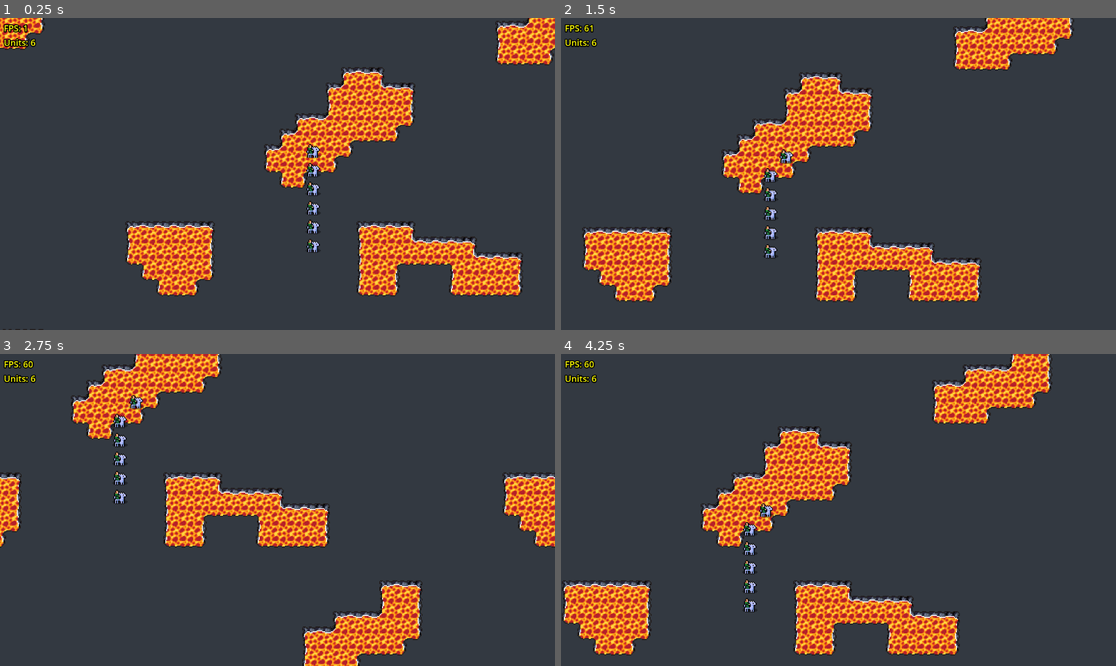
Above: before the commit, frames 1-4 (two rows, left to right).
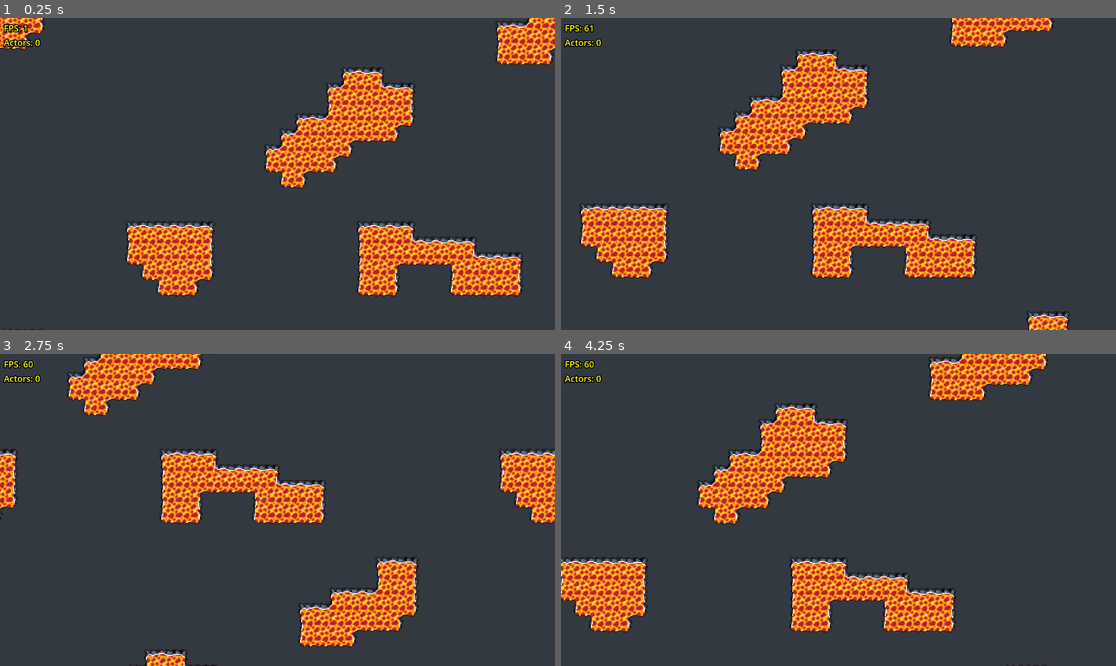
Above: after the commit, the same moments.

Repository: Snayff/nqp4
Game: Godot game, scene res://scenes/Main.tscn
Same seed, same stepped clock (60 frames per second), same inputs: the game is played once before the commit and once after it.
Inputs (mouse positions are in pixels of both pictures, inside the frame that each line leads up to):
- Up to frame 1 (0.25 s): no input
- Up to frame 2 (1.5 s): tap Enter (ui_accept) at 0.5, 0.6, 0.77, 1.07, 1.35 s; move the mouse to (871, 152) at 0.52 s; hold D (move_right) 0.53-1.28 s; click (871, 152) at 0.67 s; move the mouse to (788, 192) at 1.27 s; hold S (move_down) from 1.28 s (still down); click (788, 192) at 1.42 s
- Up to frame 3 (2.75 s): tap Enter (ui_accept) at 1.52, 1.82, 2.1 s; move the mouse to (210, 460) at 2.02 s; release S (move_down) at 2.03 s; hold D (move_right) from 2.03 s (still down); click (210, 460) at 2.17 s
- Up to frame 4 (4.25 s): move the mouse to (683, 460) at 2.77 s; release D (move_right) at 2.78 s; hold W (move_up) 2.78-3.53 s; tap Enter (ui_accept) at 2.85, 3.02, 3.32, 3.6, 3.77, 4.07 s; click (683, 460) at 2.92 s; move the mouse to (660, 566) at 3.52 s; hold A (move_left) from 3.53 s (still down); click (660, 566) at 3.67 s

The runs differ from the first frame. In frame 1, 0.6% of the frame differs, in the area x 0-58%, y 6-76%; in frame 2, 21%; in frame 3, 20%; in frame 4, 21%, in the area x 0-89%, y 0-100%.
Error in both runs: Cannot call method 'add_child' on a null value. (res://autoload/Global.gd:43)

Commit message:
Refactor Unit to Actor to stay consistent with tasks

Diff:
--- a/autoload/Global.gd
+++ b/autoload/Global.gd
@@ -1,20 +1,20 @@
 extends Node
 
 const DEBUG: Dictionary = {
-    "unit_hover_print": false,
+    "actor_hover_print": false,
     "spawn_spiral": true
 }
 
-#region selected_unit
-## Emitted every time the selected unit changes.
-signal selected_unit_changed(unit: Unit)
-## Globally accessible selected [Unit].
-var selected_unit: Unit = null :
+#region selected_actor
+## Emitted every time the selected actor changes.
+signal selected_actor_changed(actor: Actor)
+## Globally accessible selected [Actor].
+var selected_actor: Actor = null :
     get:
-        return selected_unit
+        return selected_actor
     set(v):
-        selected_unit = v
-        selected_unit_changed.emit(selected_unit)
+        selected_actor = v
+        selected_actor_changed.emit(selected_actor)
 #endregion
 
 #region target_position
@@ -25,11 +25,11 @@
 
 #region Functions
 func spawn_spiral() -> void:
-    const unit_scene: Resource = preload("res://components/Unit/Unit.tscn")
+    const actor_scene: Resource = preload("res://components/Actor/Actor.tscn")
     const angle_step: float = 5
     const distance: float = 5
     const center: Vector2 = Vector2.ZERO
-    var unit_parent: Node2D = get_tree().get_root().get_child(1).find_child("Units")
+    var actor_parent: Node2D = get_tree().get_root().get_child(1).find_child("Actors")
 
     for i in range(1000):
         var angle: float = i * angle_step
@@ -37,10 +37,10 @@
         var x: float = center.x + radius * cos(angle)
         var y: float = center.y + radius * sin(angle)
         var position: Vector2 = Vector2(x, y)
-        var unit: Unit = unit_scene.instantiate()
+        var actor: Actor = actor_scene.instantiate()
 
-        unit.position = position
-        unit_parent.add_child(unit)
+        actor.position = position
+        actor_parent.add_child(actor)
 
 
 func _ready() -> void:
@@ -51,10 +51,10 @@
 
 func _input(_event: InputEvent) -> void:
     if Input.is_action_just_released(&"ui_accept"):
-        release_unit()
+        release_actor()
 
 
-func release_unit() -> void:
-    selected_unit.is_selected = false
-    selected_unit = null
+func release_actor() -> void:
+    selected_actor.is_selected = false
+    selected_actor = null
 #endregion
--- a/components/Unit/Unit.gd
+++ b/components/Actor/Actor.gd
@@ -1,4 +1,4 @@
-class_name Unit
+class_name Actor
 extends RigidBody2D
 
 #region Signals
@@ -7,11 +7,11 @@
 #endregion
 
 #region Exports
-## The [Unit]'s movement speed.
+## The [Actor]'s movement speed.
 @export var speed: float = 125
 ## The minimum distance to the target's position before stopping.
 @export var target_stop_distance: float = 30
-## Whether the [Unit] is selected (controlled) or not.
+## Whether the [Actor] is selected (controlled) or not.
 @export var is_selected:bool = false :
     get:
         return is_selected
@@ -35,7 +35,7 @@
 func _ready() -> void:
     selection_changed.connect(on_selection_changed)
     Global.target_position_changed.connect(move_to_target)
-    if Global.DEBUG.unit_hover_print:
+    if Global.DEBUG.actor_hover_print:
         mouse_entered.connect(func(): print("Mouse entered over %s" % self))
         mouse_exited.connect(func(): print("Mouse exited over %s" % self))
 
@@ -44,7 +44,7 @@
     if is_selected:
         apply_impulse(direction * speed * delta, global_position)
     else:
-        # TODO: Handle cases where larger groups of units can't get close enough to the target
+        # TODO: Handle cases where larger groups of actors can't get close enough to the target
         if _move_to_target && global_position.distance_to(_target_position) > target_stop_distance:
             apply_impulse(global_position.direction_to(_target_position) * speed * delta, global_position)
 
@@ -61,9 +61,9 @@
 
 func on_selection_changed(selected: bool) -> void:
     if selected:
-        Global.selected_unit = self
+        Global.selected_actor = self
     else:
-        Global.selected_unit = null
+        Global.selected_actor = null
 
     $Sprite2D.scale = Vector2(1.2 if selected else 1.0, 1.2 if selected else 1.0)
 
--- a/components/Unit/Unit.tscn
+++ b/components/Actor/Actor.tscn
@@ -1,7 +1,7 @@
 [gd_scene load_steps=5 format=3 uid="uid://0wnrkg3nbfs5"]
 
-[ext_resource type="Script" path="res://components/Unit/Unit.gd" id="1_w8ewk"]
-[ext_resource type="Texture2D" uid="uid://dldmflst28sas" path="res://assets/actors/horse_rider/RampartSpriteFemale-Right(Frame1).png" id="2_gj57a"]
+[ext_resource type="Script" path="res://components/Actor/Actor.gd" id="1_tf8no"]
+[ext_resource type="Texture2D" uid="uid://dldmflst28sas" path="res://assets/actors/horse_rider/RampartSpriteFemale-Right(Frame1).png" id="2_1uusa"]
 
 [sub_resource type="PhysicsMaterial" id="PhysicsMaterial_lv21b"]
 friction = 0.5
@@ -9,7 +9,7 @@
 
 [sub_resource type="CircleShape2D" id="CircleShape2D_lrj42"]
 
-[node name="Unit" type="RigidBody2D"]
+[node name="Actor" type="RigidBody2D"]
 input_pickable = true
 mass = 10.0
 physics_material_override = SubResource("PhysicsMaterial_lv21b")
@@ -19,13 +19,13 @@
 contact_monitor = true
 max_contacts_reported = 10
 linear_damp = 4.0
-script = ExtResource("1_w8ewk")
+script = ExtResource("1_tf8no")
 speed = 5000.0
 
 [node name="CollisionShape2D" type="CollisionShape2D" parent="."]
 shape = SubResource("CircleShape2D_lrj42")
 
 [node name="Sprite2D" type="Sprite2D" parent="."]
-texture = ExtResource("2_gj57a")
+texture = ExtResource("2_1uusa")
 
 [connection signal="input_event" from="." to="." method="_on_input_event"]
--- a/components/Camera/camera.gd
+++ b/components/Camera/camera.gd
@@ -10,8 +10,8 @@
 
 #region Functions
 func _process(delta: float) -> void:
-    if Global.selected_unit != null:
-        _target = Global.selected_unit
+    if Global.selected_actor != null:
+        _target = Global.selected_actor
     else:
         _target = null
     handle_input(delta, _target)
--- a/components/DebugInterface/DebugInterface.gd
+++ b/components/DebugInterface/DebugInterface.gd
@@ -1,10 +1,9 @@
 extends Control
 
 @export var label: Label
-@export var units_label: Label
-@export var units: Node2D
+@export var actors_label: Label
+@export var actors: Node2D
 
-# Called every frame. 'delta' is the elapsed time since the previous frame.
 func _process(_delta: float) -> void:
     label.text = "FPS: %s" % Engine.get_frames_per_second()
-    units_label.text = "Units: %s" % units.get_child_count()
+    actors_label.text = "Actors: %s" % actors.get_child_count()
--- a/components/DebugInterface/DebugInterface.tscn
+++ b/components/DebugInterface/DebugInterface.tscn
@@ -2,7 +2,7 @@
 
 [ext_resource type="Script" path="res://components/DebugInterface/DebugInterface.gd" id="1_ofpeo"]
 
-[node name="DebugInterface" type="Control" node_paths=PackedStringArray("label", "units_label")]
+[node name="DebugInterface" type="Control" node_paths=PackedStringArray("label", "actors_label")]
 layout_mode = 3
 anchors_preset = 15
 anchor_right = 1.0
@@ -12,7 +12,7 @@
 mouse_filter = 2
 script = ExtResource("1_ofpeo")
 label = NodePath("MarginContainer/VBoxContainer/Label")
-units_label = NodePath("MarginContainer/VBoxContainer/UnitsLabel")
+actors_label = NodePath("MarginContainer/VBoxContainer/ActorsLabel")
 
 [node name="MarginContainer" type="MarginContainer" parent="."]
 layout_mode = 1
@@ -36,9 +36,9 @@
 theme_override_font_sizes/font_size = 18
 text = "FPS: 0"
 
-[node name="UnitsLabel" type="Label" parent="MarginContainer/VBoxContainer"]
+[node name="ActorsLabel" type="Label" parent="MarginContainer/VBoxContainer"]
 layout_mode = 2
 theme_override_colors/font_color = Color(1, 1, 0, 1)
 theme_override_constants/outline_size = 8
 theme_override_font_sizes/font_size = 18
-text = "Units: 0"
+text = "Actors: 0"
--- a/scenes/Main.tscn
+++ b/scenes/Main.tscn
@@ -1,6 +1,5 @@
-[gd_scene load_steps=6 format=3 uid="uid://bnohmpv8t68cp"]
+[gd_scene load_steps=5 format=3 uid="uid://bnohmpv8t68cp"]
 
-[ext_resource type="PackedScene" uid="uid://0wnrkg3nbfs5" path="res://components/Unit/Unit.tscn" id="1_cho6h"]
 [ext_resource type="PackedScene" uid="uid://bu67fpxuswlqx" path="res://components/TileMaps/TileMap.tscn" id="1_nf1mr"]
 [ext_resource type="PackedScene" uid="uid://bymmbpcbbiuk4" path="res://components/Camera/Camera.tscn" id="2_m6c7o"]
 [ext_resource type="PackedScene" uid="uid://dr3kx0g66jwww" path="res://components/DebugInterface/DebugInterface.tscn" id="4_eqgc6"]
@@ -53,31 +52,13 @@
 one_way_collision = true
 metadata/_edit_lock_ = true
 
-[node name="Units" type="Node2D" parent="."]
-
-[node name="Unit" parent="Units" instance=ExtResource("1_cho6h")]
-position = Vector2(37, 25)
-
-[node name="Unit2" parent="Units" instance=ExtResource("1_cho6h")]
-position = Vector2(37, 25)
-
-[node name="Unit3" parent="Units" instance=ExtResource("1_cho6h")]
-position = Vector2(37, 25)
-
-[node name="Unit4" parent="Units" instance=ExtResource("1_cho6h")]
-position = Vector2(37, 25)
-
-[node name="Unit5" parent="Units" instance=ExtResource("1_cho6h")]
-position = Vector2(37, 25)
-
-[node name="Unit6" parent="Units" instance=ExtResource("1_cho6h")]
-position = Vector2(37, 25)
+[node name="Actors" type="Node2D" parent="."]
 
 [node name="Camera" parent="." instance=ExtResource("2_m6c7o")]
 
 [node name="CanvasLayer" type="CanvasLayer" parent="."]
 
-[node name="DebugInterface" parent="CanvasLayer" node_paths=PackedStringArray("units") instance=ExtResource("4_eqgc6")]
-units = NodePath("../../Units")
+[node name="DebugInterface" parent="CanvasLayer" node_paths=PackedStringArray("actors") instance=ExtResource("4_eqgc6")]
+actors = NodePath("../../Actors")
 metadata/_edit_use_anchors_ = true
 metadata/_edit_lock_ = true
